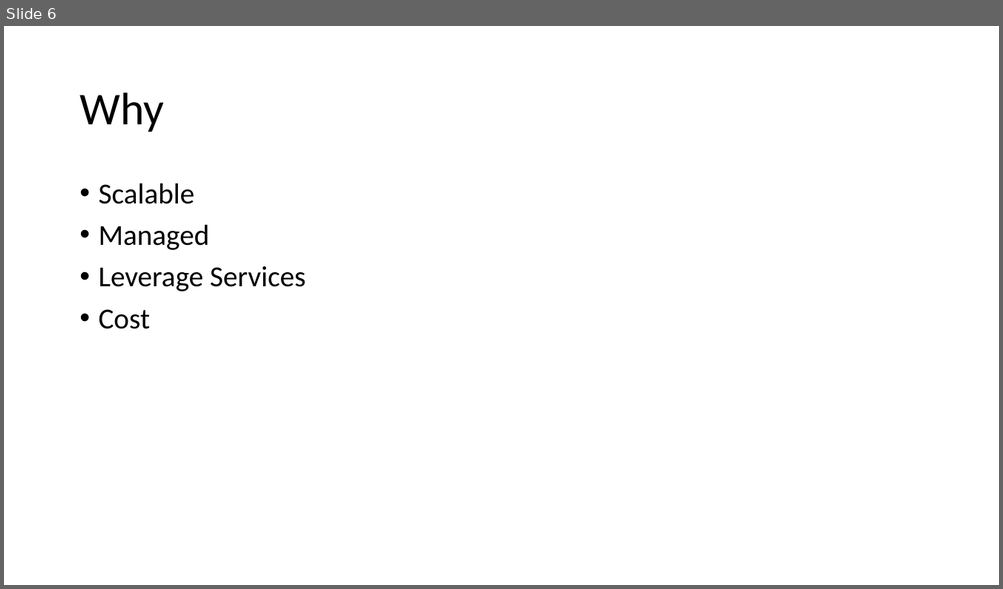
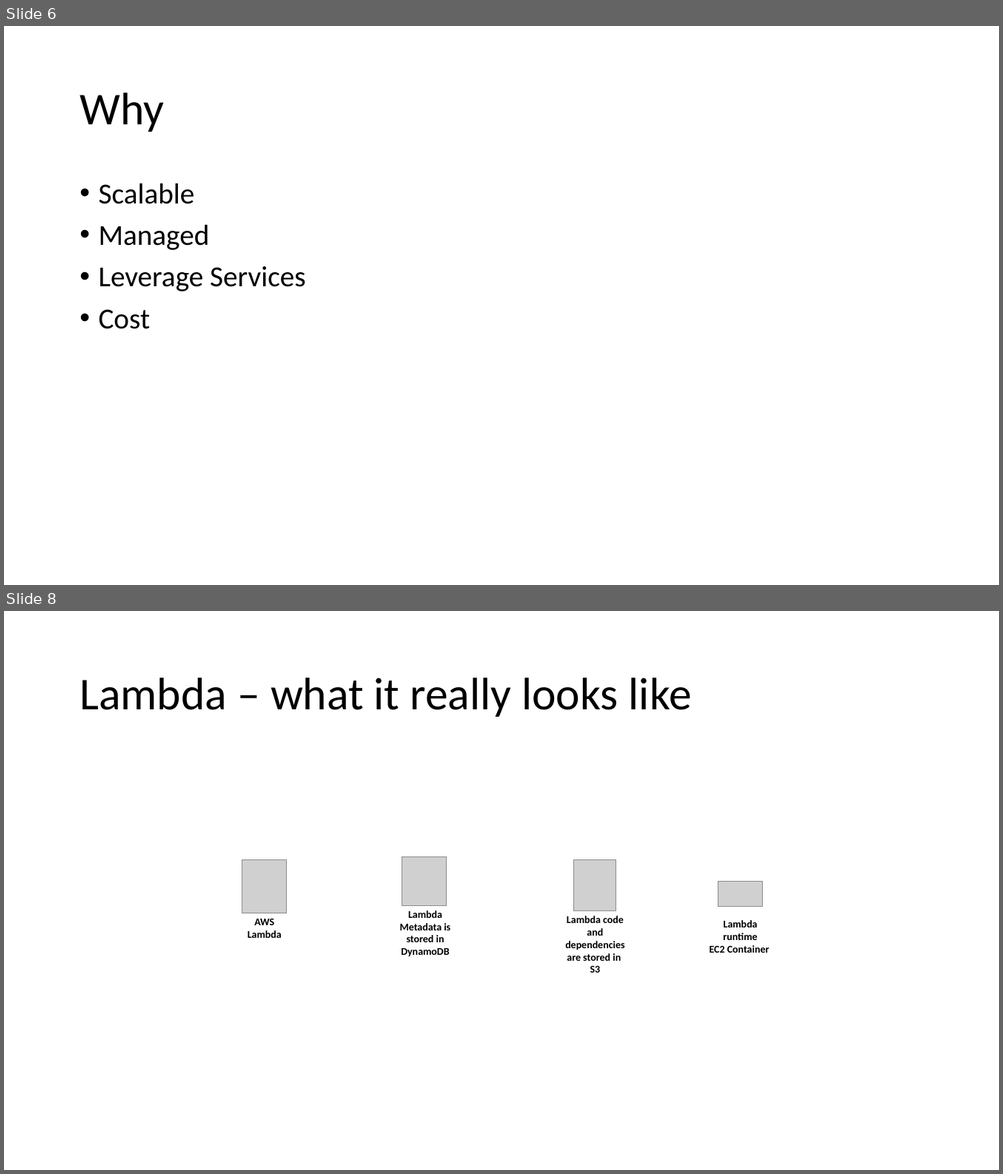
Before and after one commit to adrianpomilio/going-serverless, a slide deck: going-serverless-2017.pptx. Shown one above the other, each under a label of ours: slide 6 before the commit, slides 6 and 8 after it; the slides between them are not shown. The pictures are 1003x589 and 1003x1174 pixels, drawn with LibreOffice and Linux fonts; fonts in the diff are those of the drawing; grey boxes stand for pictures. Boxes give left, top, right and bottom in pixels: in the first picture for what was removed or moved away, otherwise in the second. Text is boxed around its words. In the diff, an @@ line names an element or a change of style, - is before the commit and + after.

Commit message:
lambda storage

```diff
--- a/going-serverless-2017.pptx
+++ b/going-serverless-2017.pptx
@@ slide 8 added at (4, 611, 999, 1170), background #FFFFFF @@
@@ title added at (79, 678, 691, 717), 44 pt, text #000000 @@
+Lambda – what it really looks like
@@ picture added at (242, 860, 287, 913) @@
@@ picture added at (401, 857, 446, 906) @@
@@ picture added at (573, 860, 616, 911) @@
@@ picture added at (718, 882, 762, 906) @@
@@ text added at (247, 919, 282, 938), 10 pt, text #000000, bold @@
+AWS
+Lambda
@@ text added at (400, 911, 450, 957), 10 pt, text #000000, bold @@
+Lambda Metadata is stored in DynamoDB
@@ text added at (565, 916, 624, 973), 10 pt, text #000000, bold @@
+Lambda code and dependencies are stored in
+S3
@@ text added at (709, 920, 769, 953), 10 pt, text #000000, bold @@
+Lambda runtime
+EC2 Container
```
Also in this commit, not shown: 2 other slides added, 1 slide removed.
